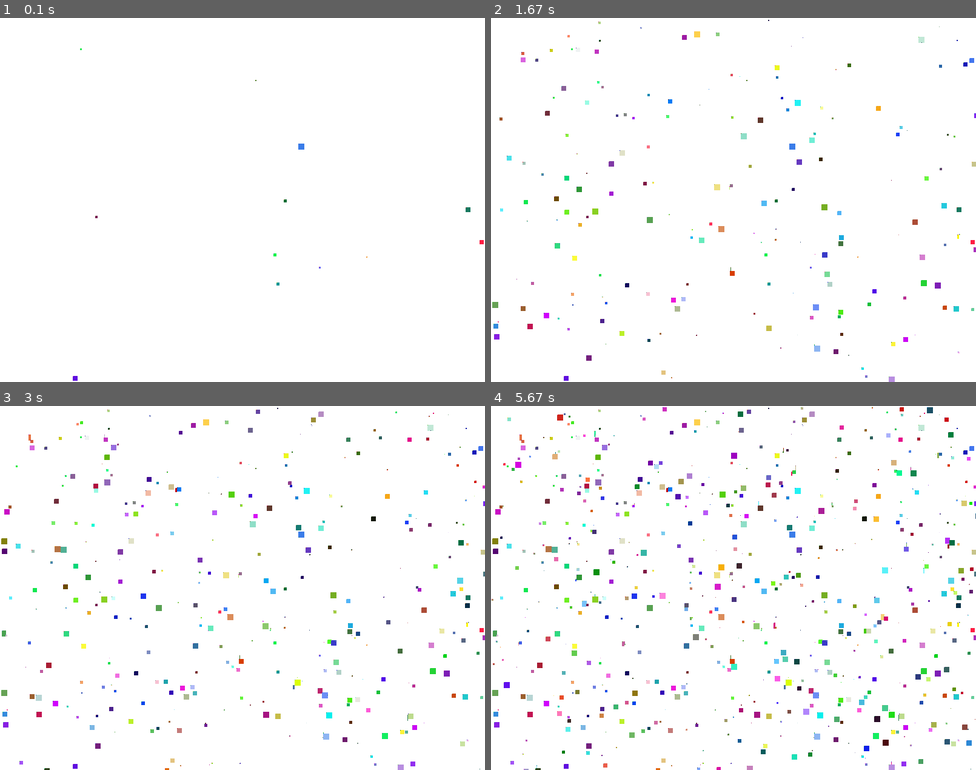
Above: before the commit, frames 1-4 (two rows, left to right).
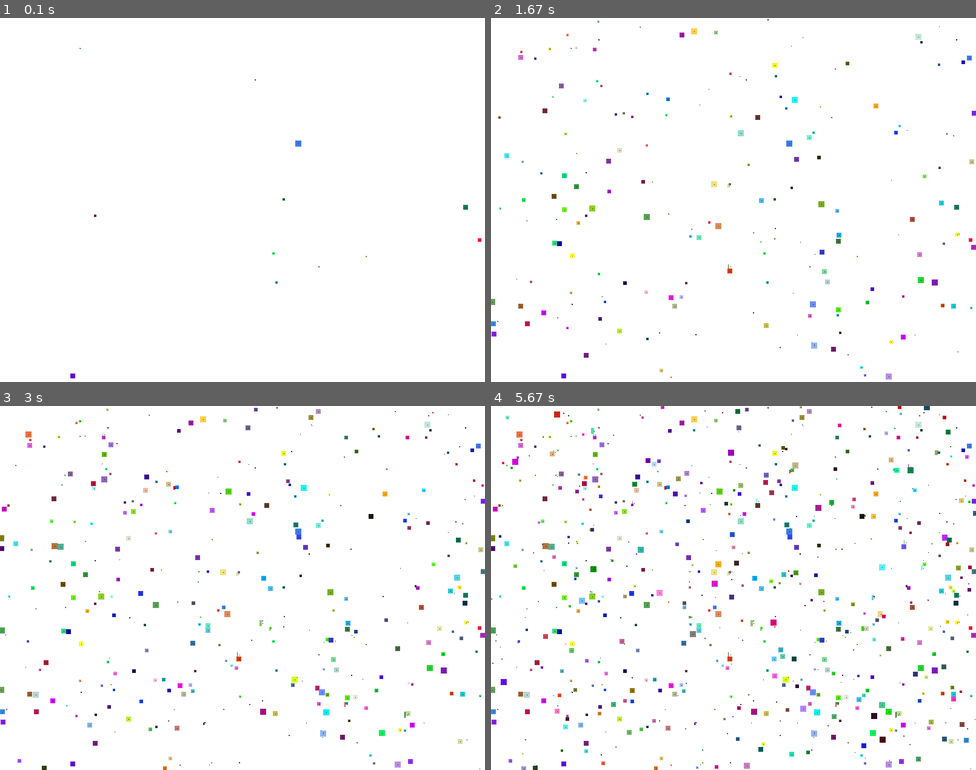
Above: after the commit, the same moments.

Repository: TheGoldKay/pygame-projects
Game: pygame game, started from pixels/main.py
Two runs of this game, one before a commit and one after it. Both use one fixed random seed, a clock stepped at 60 frames per second and the inputs below.
Inputs:
- Up to frame 1 (0.1 s): no input
- Up to frame 2 (1.67 s): no input
- Up to frame 3 (3 s): no input
- Up to frame 4 (5.67 s): no input

The runs differ from the first frame. In frame 1, 0.1% of the frame differs, in the area x 14-100%, y 8-100%; in frame 2, 2.3%; in frame 3, 4.0%; in frame 4, 7.2%, in the area x 0-100%, y 0-100%.

Commit message:
range fix

Diff:
--- a/pixels/main.py
+++ b/pixels/main.py
@@ -18,8 +18,8 @@
 
 def paint(pxarr, x, y, color):
     var = randint(1, 10)
-    for i in range(x, x+var):
-        for j in range(y, y+var):
+    for i in range(x - var//2, x + var//2):
+        for j in range(y - var//2, y + var//2):
             if (i, j) in POS:
                 return
             POS.add((i, j))
@@ -45,7 +45,7 @@
         x, y = randPos(WIDTH, HEIGHT)
         color = randColor()
         paint(pxarr, x, y, color)
-        pxarr[x, y] = randColor()
+        pxarr[x, y] = (0, 0, 0) # square's center
         pygame.display.update()
         clock.tick(FPS)
 
